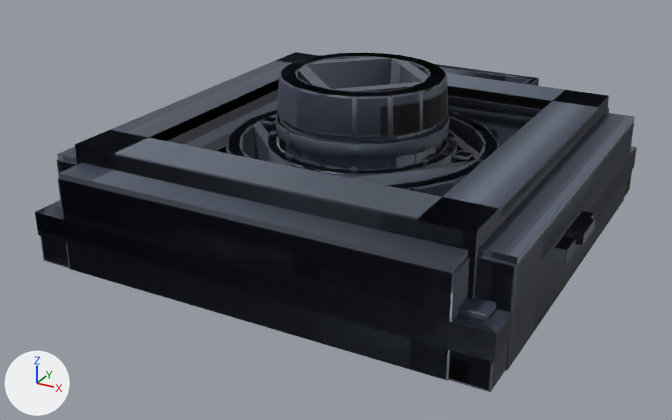
One commit to the glTF model assets/ships/parts/works/place_works_massline_core.glb: the scene before it, then after it.
The view is the same before and after, from a camera (50 mm lens) standing at (1.86, -3.63, 1.85) and looking at (-0.06, -0.14, 0.11). Every picture has the same lights, and +X, +Y and +Z are marked at lower left. The older version comes first. Where no turn or scale is listed for an object, it has been applied to the vertices. Vertices at exactly the same position are counted once.

Names of what the first picture shows: 'LOD0_massline_core', 'LOD0_massline_core_lamp', 'LOD0_massline_core_spin', 'LOD1_massline_core', 'LOD1_massline_core_lamp', 'LOD2_massline_core', 'LOD2_massline_core_lamp' and 1 more.
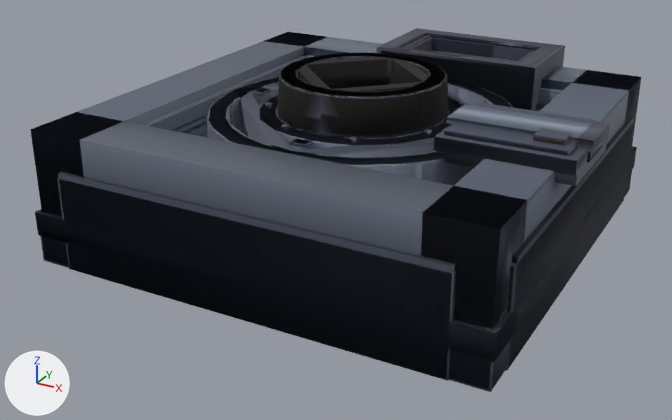
Where the newer file only moved an object's origin or applied its transform, the numbers keep the older frame.

Changed parts and their boxes (x1, y1, x2, y2) in the pictures (672 x 420 px; the box of a moved part takes in the faces that stretch with it):
'LOD2_massline_core', reshaped (6% taller): before (35, 52, 636, 380); after (30, 32, 641, 380)
'LOD2_massline_core_lamp', reshaped, moved (mostly hidden before): before (435, 64, 539, 86); after (376, 28, 565, 111)
'LOD0_massline_core_lamp', reshaped, moved (mostly hidden before): before (436, 64, 539, 86); after (381, 35, 539, 110)
'LOD1_massline_core_lamp', reshaped, moved (38% wider, 44% taller): before (441, 67, 531, 84); after (410, 37, 535, 62)
part 4 of me_lod0_massline_core, moved or reshaped: before (226, 110, 593, 257); after (207, 77, 602, 186)
part 5 of me_lod0_massline_core, moved or reshaped (mostly hidden afterwards): before (76, 100, 608, 299); after (141, 55, 562, 138)
part 6 of me_lod0_massline_core, surface changed: (42, 53, 634, 390) in both
part 7 of me_lod1_massline_core, deleted: before (566, 216, 595, 245)
part 8 of me_lod1_massline_core, moved or reshaped: before (36, 98, 636, 334); after (37, 77, 636, 334)
part 9 of me_lod1_massline_core, surface changed: (35, 53, 637, 392) in both
part 10 of me_lod2_massline_core, added: after (577, 123, 608, 153)
part 11 of me_lod2_massline_core, added: after (533, 128, 572, 145)
part 12 of me_lod2_massline_core, moved or reshaped: before (38, 52, 635, 334); after (30, 32, 641, 332)
part 13 of me_lod2_massline_core, surface changed: before (35, 52, 636, 380); after (30, 32, 641, 380)
'LOD0_massline_core_spin', unchanged, covered by the edit: before (276, 114, 449, 159)

The change, as a list of edits to the scene's bpy script:
```text
Change me_lod0_massline_core_lamp:
    remove me_lod0_massline_core_lamp.from_pydata(...)  # 136 vertices, 252 faces; spans x -0.3..0.3, y -0.15..0.27, z -0.026..0.24
    add me_lod0_massline_core_lamp.from_pydata(...)  # 136 vertices, 252 faces; spans x -0.4..0.4, y -0.225..0.275, z -0.032..0.411
    me_lod0_massline_core_lamp part 1: 48 of 136 vertices moved; they spanned x -0.3..0.3, y -0.11..0.27, z 0.03..0.24 and now span x -0.4..0.4, y -0.225..0.275, z 0.131..0.411; mean shift (0.0, -0.058, 0.153); largest move (-0.3, -0.106, 0.236) -> (-0.4, -0.221, 0.407)
    other edits to the shape of me_lod0_massline_core_lamp do not show in these pictures
Change me_lod1_massline_core_lamp:
    remove me_lod1_massline_core_lamp.from_pydata(...)  # 64 vertices, 108 faces; spans x -0.285..0.285, y -0.15..0.26, z -0.026..0.238
    add me_lod1_massline_core_lamp.from_pydata(...)  # 64 vertices, 108 faces; spans x -0.38..0.38, y -0.205..0.255, z -0.032..0.401
    me_lod1_massline_core_lamp part 2: 16 of 64 vertices moved; they spanned x -0.285..0.285, y -0.1..0.26, z 0.035..0.235 and now span x -0.38..0.38, y -0.205..0.255, z 0.141..0.401; mean shift (0.0, -0.057, 0.153); largest move (-0.285, -0.1, 0.235) -> (-0.38, -0.205, 0.401)
    other edits to the shape of me_lod1_massline_core_lamp do not show in these pictures
Change me_lod2_massline_core_lamp:
    remove me_lod2_massline_core_lamp.from_pydata(...)  # 56 vertices, 92 faces; spans x -0.3..0.3, y -0.15..0.27, z -0.026..0.24
    add me_lod2_massline_core_lamp.from_pydata(...)  # 56 vertices, 92 faces; spans x -0.42..0.42, y -0.225..0.275, z -0.032..0.421
    me_lod2_massline_core_lamp part 3: 16 of 56 vertices moved; they spanned x -0.3..0.3, y -0.11..0.27, z 0.03..0.24 and now span x -0.42..0.42, y -0.225..0.275, z 0.121..0.421; mean shift (0.0, -0.058, 0.153); largest move (-0.27, 0.243, 0.24) -> (-0.32, -0.165, 0.421)
    other edits to the shape of me_lod2_massline_core_lamp do not show in these pictures
Change me_lod0_massline_core:
    remove me_lod0_massline_core.from_pydata(...)  # 2696 vertices, 5186 faces; spans x -0.24..1.92, y -1.04..1.04, z -0.37..0.36
    add me_lod0_massline_core.from_pydata(...)  # 2744 vertices, 5274 faces; spans x -0.24..1.91, y -1.04..1.04, z -0.37..0.36
    me_lod0_massline_core part 4: 853 vertices moved from x 0.17..1.92, y -0.63..0.63, z -0.34..0.07 to x 0.09..1.91, y -0.71..0.71, z -0.34..0.28; 179 vertices removed from x 0.17..1.72, y -0.61..0.61, z -0.34..0.04; 171 vertices added at x 0.1..1.91, y -0.68..0.68, z -0.34..0.28
    me_lod0_massline_core part 5: 72 vertices moved from x -0.1..1.7, y -0.9..0.9, z -0.14..0.14 to x -0.14..1.74, y -0.94..0.94, z -0.14..0.19
    me_lod0_massline_core part 6: 4302 kept faces spanning x -0.24..1.9, y -1.04..1.04, z -0.37..0.36 get new texture (UV) coordinates
    other edits to the shape of me_lod0_massline_core do not show in these pictures
Change me_lod1_massline_core:
    remove me_lod1_massline_core.from_pydata(...)  # 796 vertices, 1546 faces; spans x -0.24..1.92, y -1.04..1.04, z -0.37..0.36
    add me_lod1_massline_core.from_pydata(...)  # 780 vertices, 1506 faces; spans x -0.24..1.91, y -1.04..1.04, z -0.37..0.36
    me_lod1_massline_core part 7: the loose piece of 8 vertices spanning x 1.85..1.92, y -0.28..-0.12, z -0.11..-0.07 is deleted
    me_lod1_massline_core part 8: 252 vertices moved from x -0.1..1.89, y -0.9..0.9, z -0.34..0.14 to x -0.14..1.91, y -0.94..0.94, z -0.34..0.28; 60 vertices removed from x 0.37..1.9, y -0.56..0.56, z -0.34..0.05; 36 vertices added at x 0.37..1.91, y -0.7..0.7, z -0.34..0.28
    me_lod1_massline_core part 9: 1200 kept faces spanning x -0.24..1.84, y -1.04..1.04, z -0.37..0.36 get new texture (UV) coordinates
    other edits to the shape of me_lod1_massline_core do not show in these pictures
Change me_lod2_massline_core:
    remove me_lod2_massline_core.from_pydata(...)  # 204 vertices, 410 faces; spans x -0.25..1.91, y -1.04..1.04, z -0.38..0.36
    add me_lod2_massline_core.from_pydata(...)  # 220 vertices, 434 faces; spans x -0.25..1.91, y -1.04..1.04, z -0.38..0.36
    me_lod2_massline_core part 10: a new loose piece, a box spanning x 1.851..1.911, y -0.305..-0.095, z 0.274..0.322, in mat_material_atlas_lod2
    me_lod2_massline_core part 11: a new loose piece, a box spanning x 1.696..1.816, y -0.351..-0.259, z 0.296..0.324, in mat_material_atlas_lod2
    me_lod2_massline_core part 12: 106 vertices moved from x -0.11..1.91, y -0.9..0.9, z -0.35..0.15 to x -0.23..1.9, y -1.02..1.02, z -0.35..0.32; 2 vertices removed from x 0.79, y -0.56..0.56, z -0.35; 2 vertices added at x 0.79, y -0.7..0.7, z -0.35
    me_lod2_massline_core part 13: 390 kept faces spanning x -0.25..1.9, y -1.04..1.04, z -0.38..0.36 get new texture (UV) coordinates
Change ob_lod0_massline_core_lamp:
    ob_lod0_massline_core_lamp.location: (0.18, 0.845, 0.263) -> (0.18, 0.845, 0.269)
Change ob_lod1_massline_core_lamp:
    ob_lod1_massline_core_lamp.location: (0.18, 0.845, 0.263) -> (0.18, 0.845, 0.269)
Change ob_lod2_massline_core_lamp:
    ob_lod2_massline_core_lamp.location: (0.18, 0.845, 0.263) -> (0.18, 0.845, 0.269)
```
